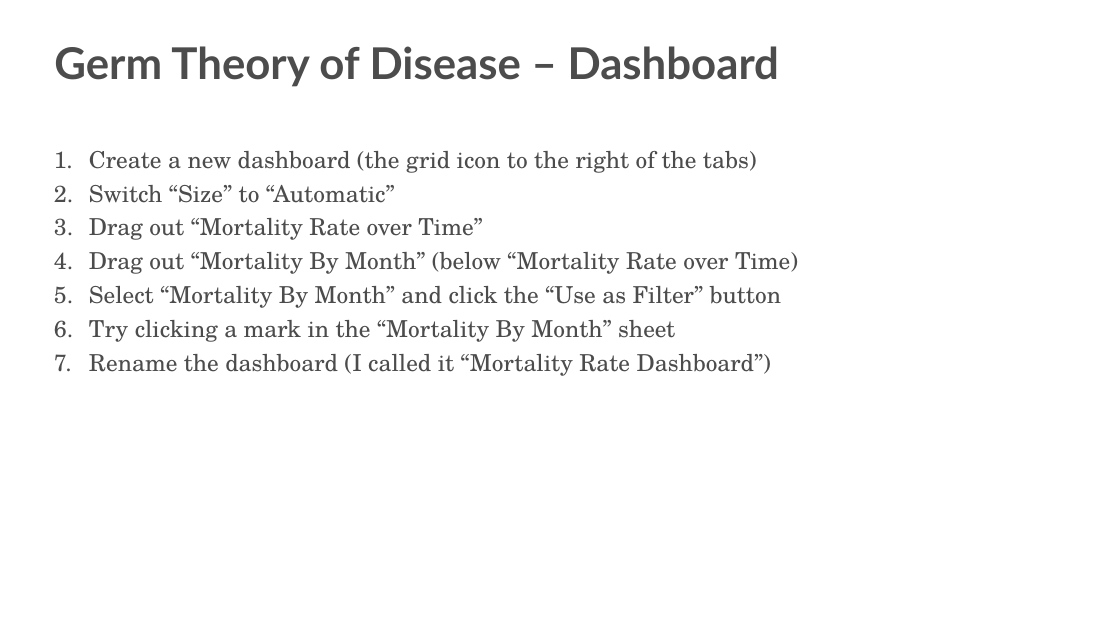
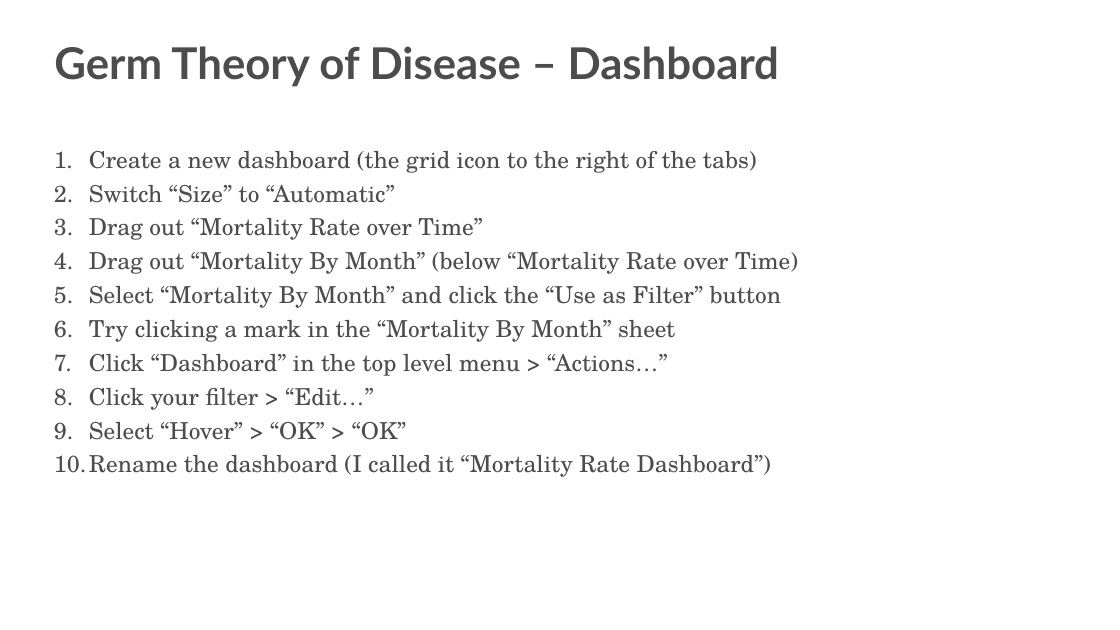
Before and after one commit to s-kyle-reed/data-lecture, a slide deck: slide 37 of lecture.pptx. Drawn at 1120x630 pixels with LibreOffice and Linux fonts; fonts in the diff are those of the drawing; background and template pictures are left out. Boxes give left, top, right and bottom in pixels: in the first picture for what was removed or moved away, otherwise in the second. Text is boxed around its words. In the diff, an @@ line names an element or a change of style, - is before the commit and + after.

Commit message:
added publishing instructions and filter actions

```diff
--- a/lecture.pptx
+++ b/lecture.pptx
@@ text at bbox=[89, 354, 667, 440]: paragraphs added @@
+7. Click “Dashboard” in the top level menu > “Actions…”
+8. Click your filter > “Edit…”
+9. Select “Hover” > “OK” > “OK”
```
Also in this commit, not shown: 1 slide added, 1 other file.
